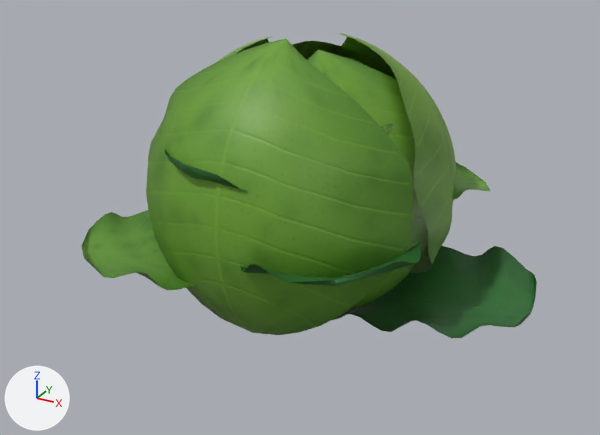
Renders of the glTF model public/models/vegetables/lettuce-iceberg-mobile.glb from each side of a commit.
One viewpoint serves both versions: a 50 mm lens placed at (0.285, -0.526, 0.33), pointed at (0.005, -0.016, 0.076). The axes (+X, +Y, +Z) are drawn at lower left. The lights are the same throughout. The picture after the commit comes second. Where no turn or scale is listed for an object, it has been applied to the vertices. Vertices at exactly the same position are counted once.

Before the edit, the objects in view are built like this:
```python
me_mesh_0 = bpy.data.meshes.new('Mesh_0')
me_mesh_0.from_pydata(...)  # 504 vertices, 843 faces; spans x -0.071..0.183, y -0.131..0.069, z 0.024..0.17
me_mesh_0.materials.append(mat_leaf_397246)
me_mesh_1 = bpy.data.meshes.new('Mesh_1')
me_mesh_1.from_pydata(...)  # 1007 vertices, 1685 faces; spans x -0.15..0.129, y -0.14..0.157, z 0.033..0.189
me_mesh_1.materials.append(mat_leaf_75a453)
me_mesh_2 = bpy.data.meshes.new('Mesh_2')
me_mesh_2.from_pydata(...)  # 984 vertices, 1662 faces; spans x -0.111..0.109, y -0.12..0.093, z 0.03..0.237
me_mesh_2.materials.append(mat_leaf_74a14a)
me_mesh_3 = bpy.data.meshes.new('Mesh_3')
me_mesh_3.from_pydata(...)  # 1956 vertices, 3312 faces; spans x -0.111..0.115, y -0.107..0.116, z 0.034..0.234
me_mesh_3.materials.append(mat_leaf_83ac55)
ob_mesh_0 = bpy.data.objects.new('Mesh_0', me_mesh_0)
ob_mesh_0.location = (0.0, 0.0, -0.0238)
ob_mesh_1 = bpy.data.objects.new('Mesh_1', me_mesh_1)
ob_mesh_1.location = (0.0, 0.0, -0.0238)
ob_mesh_2 = bpy.data.objects.new('Mesh_2', me_mesh_2)
ob_mesh_2.location = (0.0, 0.0, -0.0238)
ob_mesh_3 = bpy.data.objects.new('Mesh_3', me_mesh_3)
ob_mesh_3.location = (0.0, 0.0, -0.0238)
```
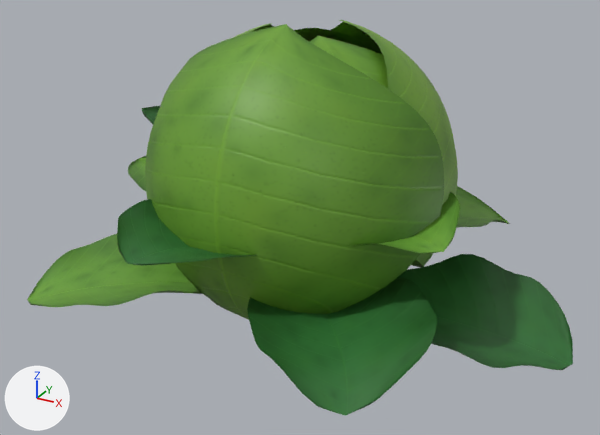
Location of each change, (x1, y1, x2, y2) in pixels of the pictures (600 x 435 px):
'Mesh_2', reshaped, moved (6% wider): before (146, 38, 428, 335); after (145, 24, 444, 320)
'Mesh_0', reshaped, moved (23% wider, 65% taller): before (165, 150, 537, 338); after (117, 106, 573, 416)
'Mesh_1', reshaped, moved (18% wider, 10% shorter): before (81, 123, 490, 290); after (27, 156, 509, 307)
'Mesh_3', reshaped, moved: before (217, 33, 456, 273); after (233, 20, 458, 267)
part 1 of me_mesh_0, rebuilt: before (332, 246, 537, 338); after (397, 254, 573, 370)
part 2 of me_mesh_0, added (green): after (247, 278, 437, 416)
part 3 of me_mesh_0, added (green): after (117, 199, 255, 266)
part 4 of me_mesh_0, added (mostly hidden): after (142, 106, 160, 124)
part 5 of me_mesh_0, deleted: before (165, 150, 421, 286)
part 6 of me_mesh_1, rebuilt: before (81, 210, 193, 290); after (27, 234, 203, 307)
part 7 of me_mesh_1, added (green): after (128, 156, 146, 191)
part 8 of me_mesh_1, added (green): after (456, 187, 509, 228)
part 9 of me_mesh_1, added (green): after (358, 192, 460, 254)
part 10 of me_mesh_1, deleted (mostly hidden): before (381, 123, 490, 200)

The change in detail:
me_mesh_0 is used by ob_mesh_0; location (0.0, 0.0, -0.0238).
me_mesh_0 had 504 vertices, 843 faces and spanned x -0.071..0.183, y -0.131..0.069, z 0.024..0.17.
me_mesh_0 now has 1030 vertices, 1850 faces and spans x -0.124..0.215, y -0.17..0.071, z 0.014..0.163.
me_mesh_0 part 1: the loose piece of 169 vertices spanning x 0.015..0.183, y -0.067..0.069, z 0.024..0.07 is rebuilt with 265 vertices and now spans x 0.036..0.215, y -0.066..0.071, z 0.014..0.049.
me_mesh_0 part 2: a new loose piece of 255 vertices spanning x 0.009..0.144, y -0.167..-0.021, z 0.041..0.073, in mat_leaf_397246.
me_mesh_0 part 3: a new loose piece of 255 vertices spanning x -0.078..0.033, y -0.17..-0.023, z 0.058..0.118, in mat_leaf_397246.
me_mesh_0 part 4: a new loose piece of 255 vertices spanning x -0.124..-0.016, y -0.063..0.037, z 0.074..0.163, in mat_leaf_397246.
me_mesh_0 part 5: 335 vertices removed from x -0.071..0.12, y -0.131..-0.002, z 0.048..0.17.
me_mesh_1 is used by ob_mesh_1; location (0.0, 0.0, -0.0238).
me_mesh_1 had 1007 vertices, 1685 faces and spanned x -0.15..0.129, y -0.14..0.157, z 0.033..0.189.
me_mesh_1 now has 2040 vertices, 3680 faces and spans x -0.181..0.14, y -0.157..0.187, z 0.028..0.176.
me_mesh_1 part 6: the loose piece of 167 vertices spanning x -0.15..-0.001, y -0.14..0.005, z 0.033..0.089 is rebuilt with 255 vertices and now spans x -0.177..-0.022, y -0.157..-0.014, z 0.028..0.062.
me_mesh_1 part 7: a new loose piece of 255 vertices spanning x -0.181..-0.028, y -0.04..0.086, z 0.047..0.1, in mat_leaf_75a453.
me_mesh_1 part 8: a new loose piece of 255 vertices spanning x 0.014..0.14, y 0.002..0.132, z 0.052..0.091, in mat_leaf_75a453.
me_mesh_1 part 9: a new loose piece of 255 vertices spanning x 0.017..0.136, y -0.089..0.023, z 0.068..0.125, in mat_leaf_75a453.
me_mesh_1 part 10: 671 vertices removed from x -0.128..0.129, y -0.071..0.114, z 0.056..0.189.
Other edits to the shape of me_mesh_1 do not show in these pictures.
me_mesh_2 is used by ob_mesh_2; location (0.0, 0.0, -0.0238).
me_mesh_2 had 984 vertices, 1662 faces and spanned x -0.111..0.109, y -0.12..0.093, z 0.03..0.237.
me_mesh_2 now has 1540 vertices, 2770 faces and spans x -0.12..0.118, y -0.12..0.093, z 0.03..0.237.
me_mesh_2 part 11: 10 vertices moved within x -0.066..0.053, y -0.048..0.038, z 0.123..0.226; 785 vertices removed from x -0.111..0.109, y -0.112..0.093, z 0.037..0.234; 1341 vertices added at x -0.12..0.118, y -0.115..0.093, z 0.037..0.237.
me_mesh_3 is used by ob_mesh_3; location (0.0, 0.0, -0.0238).
me_mesh_3 had 1956 vertices, 3312 faces and spanned x -0.111..0.115, y -0.107..0.116, z 0.034..0.234.
me_mesh_3 now has 3060 vertices, 5520 faces and spans x -0.111..0.115, y -0.113..0.115, z 0.034..0.234.
me_mesh_3 part 12: 42 vertices moved within x -0.098..0.101, y -0.066..0.108, z 0.046..0.22; 1529 vertices removed from x -0.107..0.115, y -0.107..0.116, z 0.042..0.232; 2633 vertices added at x -0.109..0.115, y -0.113..0.115, z 0.042..0.232.
Object 'Mesh_0' (ob_mesh_0) moves from (0.0, 0.0, -0.0238) to (0.0, 0.0, -0.0142).
Object 'Mesh_1' (ob_mesh_1) moves from (0.0, 0.0, -0.0238) to (0.0, 0.0, -0.0142).
Object 'Mesh_2' (ob_mesh_2) moves from (0.0, 0.0, -0.0238) to (0.0, 0.0, -0.0142).
Object 'Mesh_3' (ob_mesh_3) moves from (0.0, 0.0, -0.0238) to (0.0, 0.0, -0.0142).
